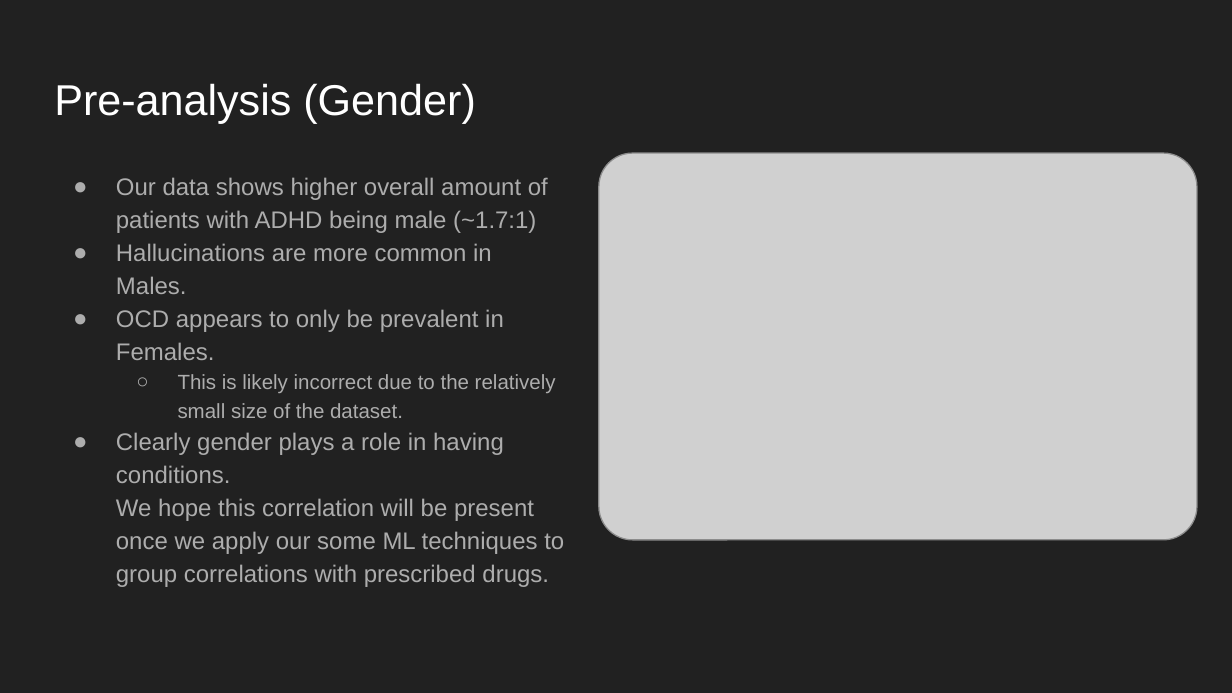
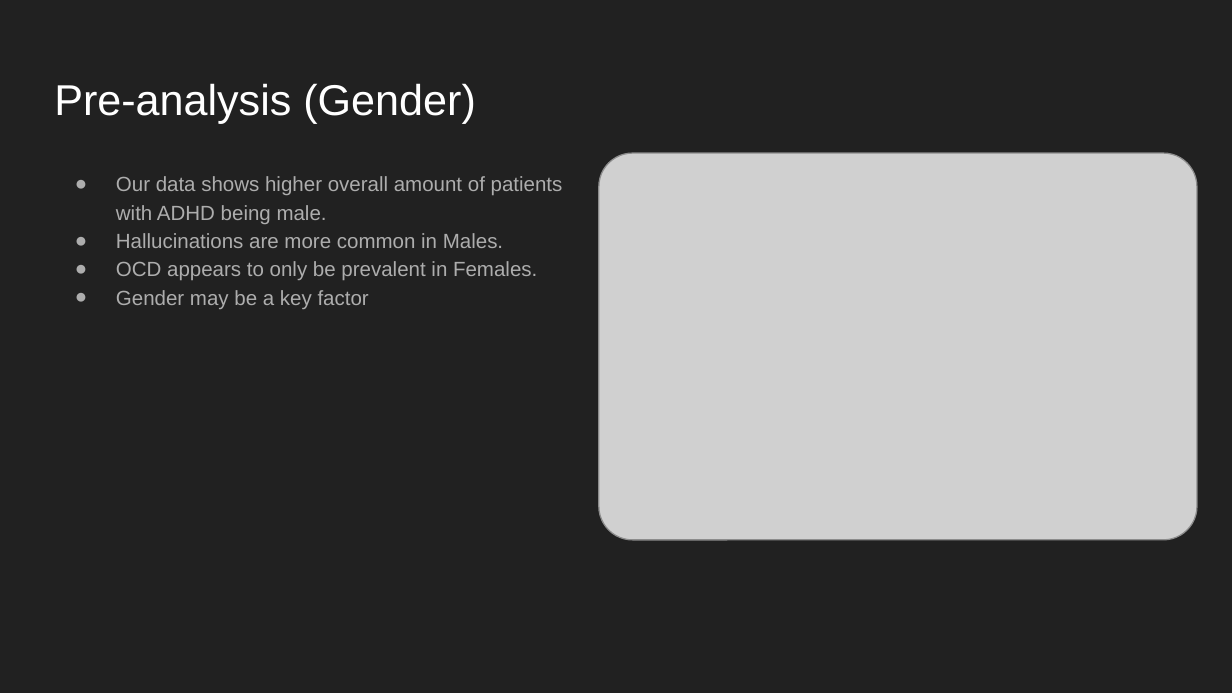
Before and after one commit to CountDer3k/Homework-AIH-2025, a slide deck: slide 7 of HW4 (Self Learning)/Self-Learning Tutorial.pptx. Drawn at 1232x693 pixels with LibreOffice and Linux fonts; fonts in the diff are those of the drawing; grey boxes stand for pictures. Boxes give left, top, right and bottom in pixels: in the first picture for what was removed or moved away, otherwise in the second. Text is boxed around its words. In the diff, an @@ line names an element or a change of style, - is before the commit and + after.

```diff
--- a/HW4 (Self Learning)/Self-Learning Tutorial.pptx
+++ b/HW4 (Self Learning)/Self-Learning Tutorial.pptx
@@ text at [116, 176, 563, 224]: text changed; size 14 to 12 pt @@
-● Our data shows higher overall amount of patients with ADHD being male (~1.7:1)
+● Our data shows higher overall amount of patients with ADHD being male.
@@ text at [116, 233, 537, 280]: size 14 to 12 pt in "Hallucinations are more common in Males.", "OCD appears to only be prevalent in ..."; indent changed @@
@@ text at [116, 290, 369, 309]: text changed; size 14 to 12 pt @@
-  ○ This is likely incorrect due to the relatively small size of the dataset.
-● Clearly gender plays a role in having conditions.
-  We hope this correlation will be present once we apply our some ML techniques to group correlations with prescribed drugs.
+● Gender may be a key factor
```
Also in this commit, not shown: 12 other slides changed.
